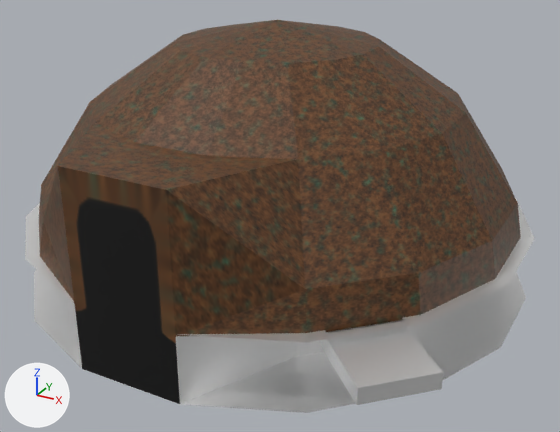
An edit to the glTF model godot/assets/models/dome.glb, drawn before and after from the same camera.
Both versions are drawn from a camera (50 mm lens) standing at (5.64, -10.17, 5.94) and looking at (0.24, -0.35, 1.03). Every picture has the same lights, and +X, +Y and +Z are marked at lower left. Where no turn or scale is listed for an object, it has been applied to the vertices.

The scene before the commit, as lines of its bpy script (objects in view):
```python
mat_upper = principled_material('Upper')
mat_upper.texture = img_upper_dome
me_cylinder_001 = bpy.data.meshes.new('Cylinder.001')
me_cylinder_001.from_pydata(...)  # 62 vertices, 90 faces; spans x -3.93..3.93, y -3.93..3.93, z 0.0..1.0
me_cylinder_001.materials.append(mat_rusty_metal_001)  # white #ffffff
me_cylinder_002 = bpy.data.meshes.new('Cylinder.002')
me_cylinder_002.from_pydata(...)  # 17 vertices, 16 faces; spans x -3.93..3.93, y -3.93..3.93, z 0.0
me_cylinder_002.materials.append(mat_rusty_metal)  # white #ffffff
me_sphere_001 = bpy.data.meshes.new('Sphere.001')
me_sphere_001.from_pydata(...)  # 65 vertices, 110 faces; spans x -3.74..3.74, y -3.92..3.74, z 0.97..4.0
me_sphere_001.materials.append(mat_upper)  # picture img_upper_dome
me_sphere_003 = bpy.data.meshes.new('Sphere.003')
me_sphere_003.from_pydata(...)  # 6 vertices, 4 faces; spans x -0.76..0.8, y -3.93..-3.92, z 0.0..2.83
me_sphere_003.materials.append(mat_upper)  # picture img_upper_dome
ob_cylinder = bpy.data.objects.new('Cylinder', me_cylinder_002)
ob_cylinder.location = (0.0, 0.0, 0.0)
ob_cylinder_001 = bpy.data.objects.new('Cylinder.001', me_cylinder_001)
ob_cylinder_001.location = (0.0, 0.0, 0.0)
ob_sphere = bpy.data.objects.new('Sphere', me_sphere_001)
ob_sphere.location = (0.0, 0.0, 0.0)
ob_sphere_002 = bpy.data.objects.new('Sphere.002', me_sphere_003)
ob_sphere_002.location = (0.0, 0.0, 0.0)
```
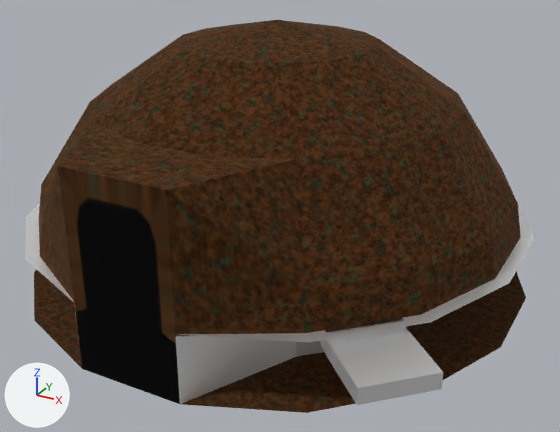
Commit message: Attempt at fixing dome

Diff of the bpy script that builds the scene:
```diff
--- a/godot/assets/models/dome.glb.py
+++ b/godot/assets/models/dome.glb.py
@@ img_lower_dome @@
+img_lower_dome = load_image('lower_dome', '_unpacked/lower_dome', 1024, 1024, 'sRGB')
@@ mat_upper @@
 mat_upper.texture = img_upper_dome
+mat_upper.metallic = 0.75
+mat_upper.roughness = 1.0
@@ mat_lower @@
+mat_lower = principled_material('Lower')
+mat_lower.texture = img_lower_dome
+mat_lower.metallic = 0.75
+mat_lower.roughness = 1.0
@@ me_cylinder_002 @@
 me_cylinder_002.from_pydata(...)  # 17 vertices, 16 faces; spans x -3.93..3.93, y -3.93..3.93, z 0.0
-me_cylinder_002.materials.append(mat_rusty_metal)  # white #ffffff
+me_cylinder_002.materials.append(mat_lower)  # picture img_lower_dome
```

Changed parts and their boxes [x1, y1, x2, y2] in the pictures (560 x 432 px):
'Sphere', surface changed: [39, 20, 521, 336] in both
'Sphere.002', surface changed: [58, 166, 180, 404] in both
'Cylinder', recoloured (grey to brown): [34, 269, 526, 413] in both
